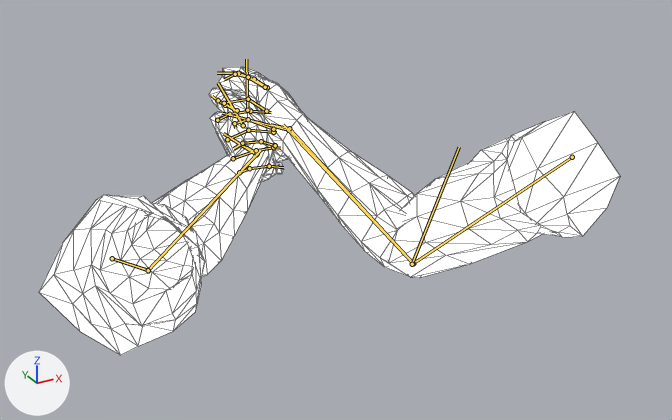
One commit to the glTF model godot_project/data/models/arm/arms.glb: the scene before it, then after it.
Before and after are seen from a 50 mm camera at (-0.474, -0.828, 0.427) aimed at (0.068, 0.155, -0.065). The lights are fixed; the arrows at lower left show +X, +Y and +Z. The first picture is the older version. Both versions are drawn at frame 0 of the action 'glock_17_reload'; the numbers are the values there. The bones that change, and the others that lie on the model, are drawn over the model as lines. Mesh edges are drawn as thin lines.

The first picture shows 'ArmsMesh'.
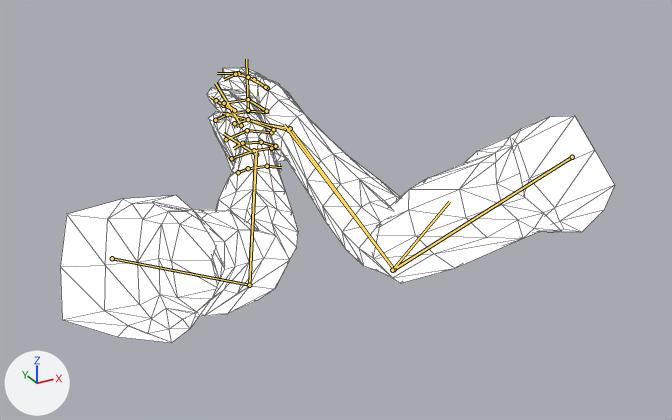
Where the change shows, as pixel boxes (x1, y1, x2, y2) in the pictures (672 x 420 px):
'ArmsMesh', posed
    before: (39, 67, 620, 355)
    after: (60, 67, 615, 343)
bone 'LeftUpperArm', root to tip
    before: (112, 258) to (148, 270)
    after: (112, 258) to (249, 285)
bone 'LeftLowerArm', root to tip
    before: (148, 270) to (257, 153)
    after: (249, 285) to (255, 153)
bone 'LeftHand', root to tip
    before: (257, 153) to (246, 147)
    after: (255, 153) to (244, 147)
bone 'RightUpperArm', root to tip
    before: (572, 157) to (413, 263)
    after: (572, 157) to (394, 269)
bone 'RightLowerArm', root to tip
    before: (413, 263) to (289, 128)
    after: (394, 269) to (290, 128)
bone 'RightHand', root to tip
    before: (289, 128) to (270, 124)
    after: (290, 128) to (270, 125)

The edits, one by one:
Bone 'LeftUpperArm' (bone_leftupperarm) turns from (-51, -40, -76) to (-106, -48, -37) degrees about its own x, y and z.
Bone 'LeftLowerArm' (bone_leftlowerarm) turns from (-13, -4, -35) to (10, 3, -31) degrees about its own x, y and z.
Bone 'LeftHand' (bone_lefthand) turns from (63, -53, -26) to (30, -18, -1) degrees about its own x, y and z.
Bone 'LeftHand' (bone_lefthand) is rescaled from (0.99, 1.0, 1.01) to (0.99, 1.01, 1.0).
Bone 'RightUpperArm' (bone_rightupperarm) turns from (-86, 39, 42) to (-104, 41, 32) degrees about its own x, y and z.
Bone 'RightLowerArm' (bone_rightlowerarm) turns from (5, -3, 59) to (14, -7, 56) degrees about its own x, y and z.
Bone 'RightHand' (bone_righthand) turns from (35, 11, -27) to (32, -4, -26) degrees about its own x, y and z.
